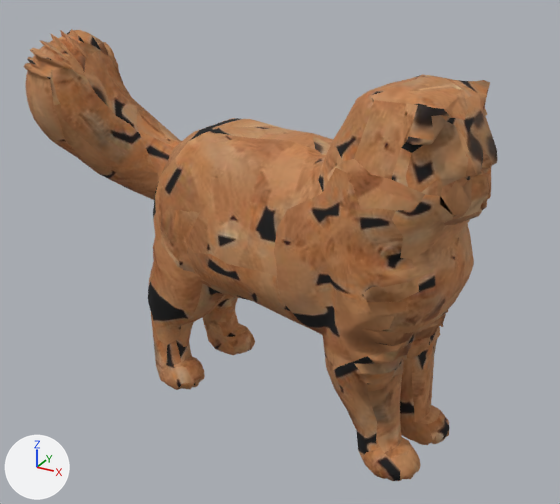
A saved change to the glTF model assets/models/cats/CROOKSHNK-lo.glb.
Camera for both pictures: a 50 mm lens placed at (0.961, -1.642, 1.273), pointed at (0.055, 0.005, 0.449). The lights are fixed; the arrows at lower left show +X, +Y and +Z. The older version comes first. Vertices at exactly the same position are counted once.
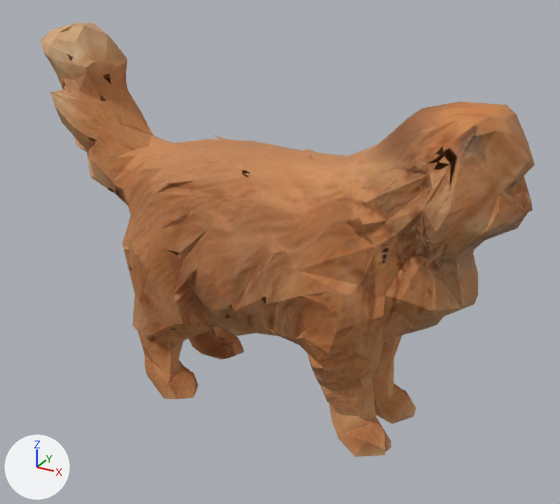
ob_fit is not drawn itself; it is the parent of ob_material.

Patch to the scene script:
```diff
--- a/assets/models/cats/CROOKSHNK-lo.glb.py
+++ b/assets/models/cats/CROOKSHNK-lo.glb.py
@@ mat_bakedmaterial_001 @@
+mat_bakedmaterial_001 = bpy.data.materials.new('BakedMaterial.001')
+# uses the picture img_image_0
@@ me_mesh_0 @@
 # used by ob_mesh_0; parent = ob_material; location = (-0.245, 0.812, -0.526); scale = (0.0000587, 0.0000587, 0.0000587)
-me_mesh_0.from_pydata(...)  # 2477 vertices, 4941 faces; spans x 0.0..7391.0, y -13820.0..0.0, z 0.0..16383.0
-me_mesh_0.materials.append(mat_material_001)
+me_mesh_0.from_pydata(...)  # 1041 vertices, 2035 faces; spans x 0.0..5471.0, y -16383.0..0.0, z 0.0..12095.0
+# me_mesh_0 part 1: the loose piece of 2394 vertices spanning x 0.0..7391.0, y -13820.0..0.0, z 0.0..16383.0 is rebuilt with 1041 vertices and now spans x 0.0..5471.0, y -16383.0..0.0, z 0.0..12095.0, in mat_bakedmaterial_001
+# other edits to the shape of me_mesh_0 do not show in these pictures
+me_mesh_0.materials.append(mat_bakedmaterial_001)
@@ ob_fit @@
 ob_fit = bpy.data.objects.new('fit', None)
-ob_fit.location = (0.0648, -0.0123, 0.0)
-ob_fit.rotation_euler = (0.0, 0.0, 1.443)  # degrees (0, 0, 83)
-ob_fit.scale = (1.23, 1.23, 1.23)
+ob_fit.location = (-0.00612, 0.00101, 0.515)
+ob_fit.rotation_euler = (0.0, 0.0, 1.573)  # degrees (0, 0, 90)
+ob_fit.scale = (0.685, 0.685, 0.685)
@@ ob_mesh_0 @@
 ob_mesh_0 = bpy.data.objects.new('Mesh_0', me_mesh_0)
-ob_mesh_0.parent = ob_material
-ob_mesh_0.location = (-0.245, 0.812, -0.526)
-ob_mesh_0.scale = (0.0000587, 0.0000587, 0.0000587)
+ob_mesh_0.parent = ob_output_unwrapped
+ob_mesh_0.location = (-0.332, 0.98, -0.752)
+ob_mesh_0.scale = (0.000121, 0.000121, 0.000121)
@@ ob_output_unwrapped @@
+ob_output_unwrapped = bpy.data.objects.new('output_unwrapped', None)
+ob_output_unwrapped.parent = ob_fit
+ob_output_unwrapped.location = (0.0, 0.0, 0.0)
```

What differs and where, as boxes [x1, y1, x2, y2] in the pictures (560 x 504 px):
'Mesh_0', reshaped, moved, turned, rescaled: before [24, 29, 498, 481]; after [41, 23, 535, 457]
